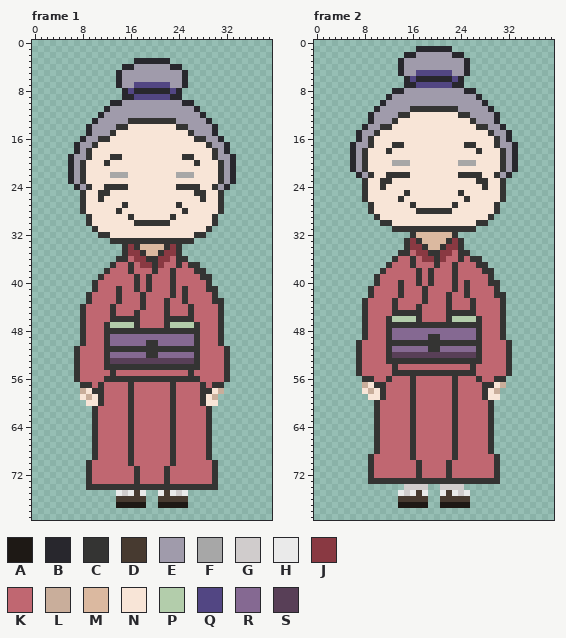
Animated GIF sprite -- assets/sprite-models/idle-grandma/idle-grandma.gif. The first picture shows the starting point.
The file is 40x80 pixels, 2 frames. Shown: frame 1, frame 2. The commit also changed other frames, which this record leaves out.
Palette (. is transparent): A #1e1915  B #28272d  C #343433  D #473a30  E #a09bab  F #a7a7a7  G #d0cccc  H #eaeaea  J #893942  K #c06771  L #c9ae9b  M #dbb9a0  N #f8e5d7  P #b3cdab  Q #524683  R #856992  S #583f57
Now the later version:
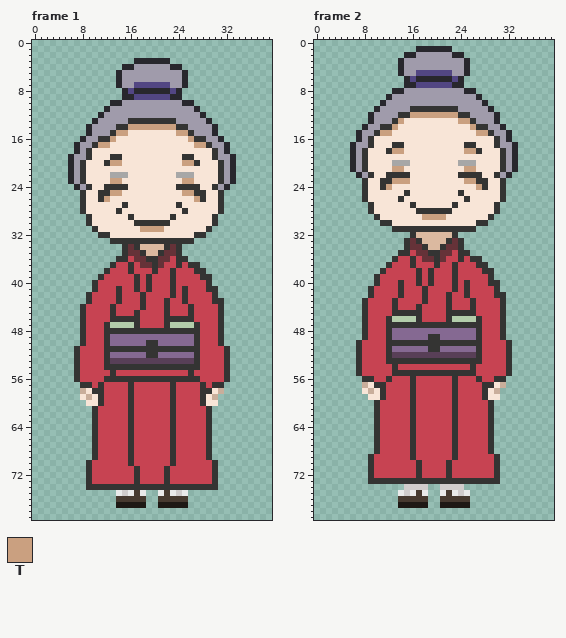
Colours new in this view: T #caa080
Difference:
colour J: #893942 -> #653238
colour K: #c06771 -> #c74352
Frame 1:
y 14: x 16..23 NNNNNNNN -> TTTTTTTT
y 15: x 14..15 NN -> TT; x 24..25 NN -> TT
y 16: x 13 N -> T; x 26 N -> T
y 17: x 11..12 NN -> TT; x 27..28 NN -> TT
y 20: x 13..14 NN -> TT; x 25..26 NN -> TT
y 23: x 13..14 NN -> TT; x 25..26 NN -> TT
y 25: x 13..14 NN -> TT; x 25..26 NN -> TT
y 26: x 12 N -> T; x 27 N -> T
y 31: x 18..21 NNNN -> TTTT
Frame 2:
y 12: x 16..23 NNNNNNNN -> TTTTTTTT
y 13: x 14 N -> T; x 24..25 NN -> TT
y 14: x 13 N -> T; x 26 N -> T
y 15: x 11..12 NN -> TT; x 27..28 NN -> TT
y 18: x 13..14 NN -> TT; x 25..26 NN -> TT
y 21: x 13..14 NN -> TT; x 25..26 NN -> TT
y 23: x 13..15 NNN -> TTT; x 25..26 NN -> TT
y 24: x 12 N -> T; x 27 N -> T
y 29: x 18..21 NNNN -> TTTT
Boxes around the changes in both pictures, in picture pixels (x1, y1, x2, y2):
changed: (98, 124, 206, 202)
changed: (80, 226, 224, 484)
changed: (380, 112, 488, 190)
changed: (422, 214, 446, 220)
changed: (362, 238, 506, 478)
